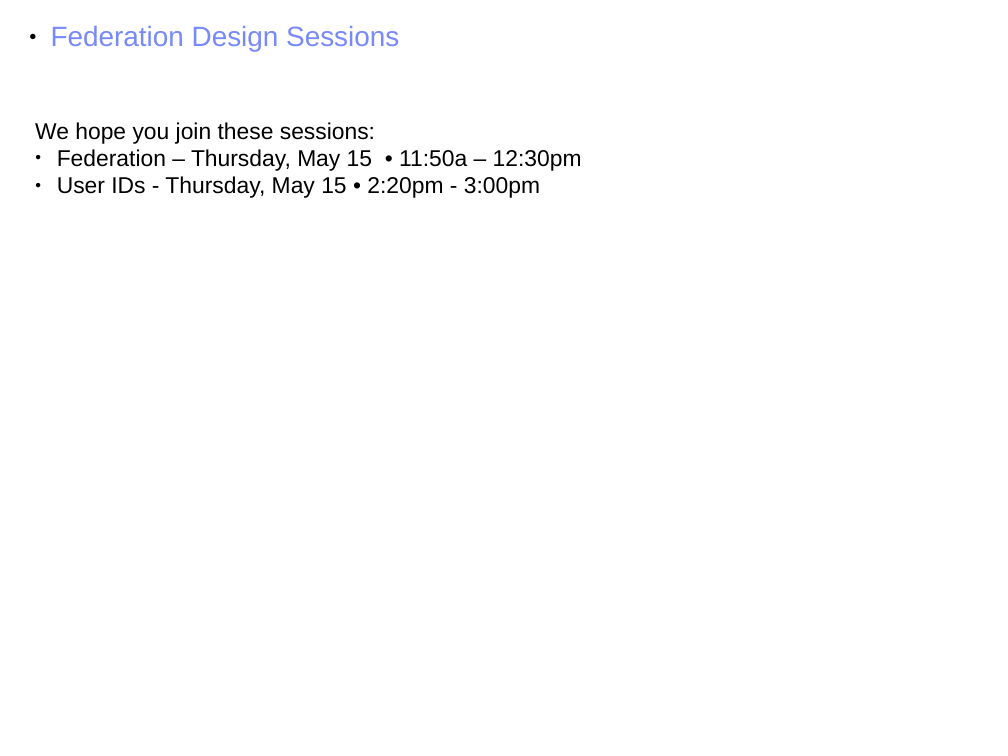
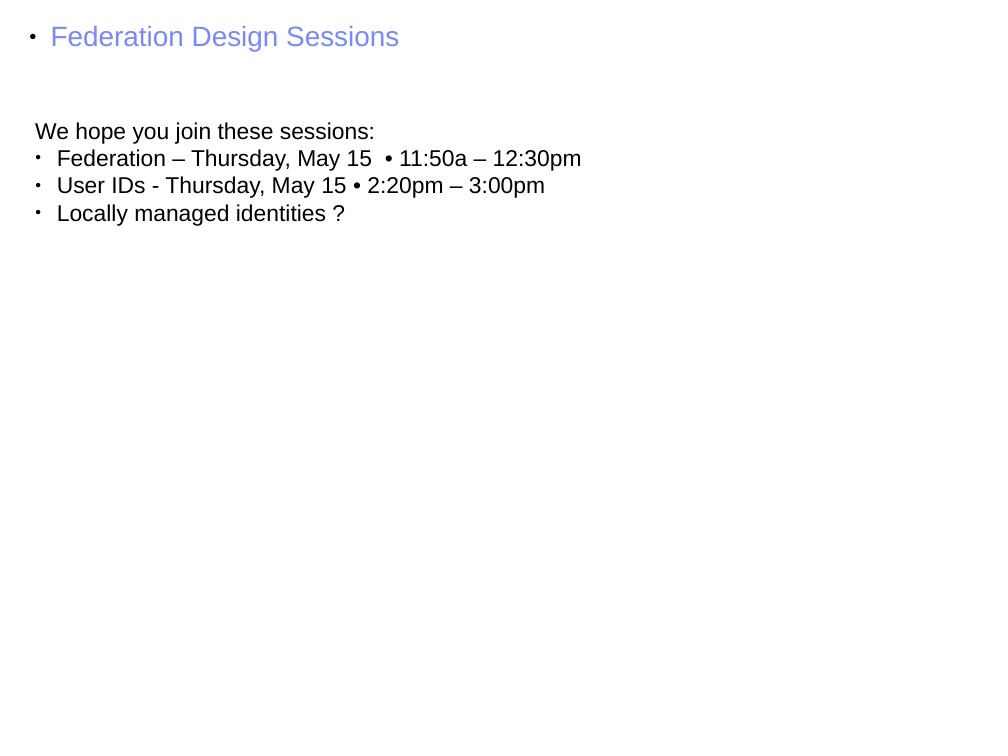
Before and after one commit to joesavak/OpenStackFederation, a slide deck: slide 25 of os-federation.odp. Drawn at 1008x756 pixels with LibreOffice and Linux fonts; fonts in the diff are those of the drawing. Boxes give left, top, right and bottom in pixels: in the first picture for what was removed or moved away, otherwise in the second. Text is boxed around its words. In the diff, an @@ line names an element or a change of style, - is before the commit and + after.

```diff
--- a/os-federation.odp
+++ b/os-federation.odp
@@ text at (57,176,545,226): text changed @@
-● User IDs - Thursday, May 15 • 2:20pm - 3:00pm
+● User IDs - Thursday, May 15 • 2:20pm – 3:00pm
+● Locally managed identities ?
```
Also in this commit, not shown: 4 other slides changed.
